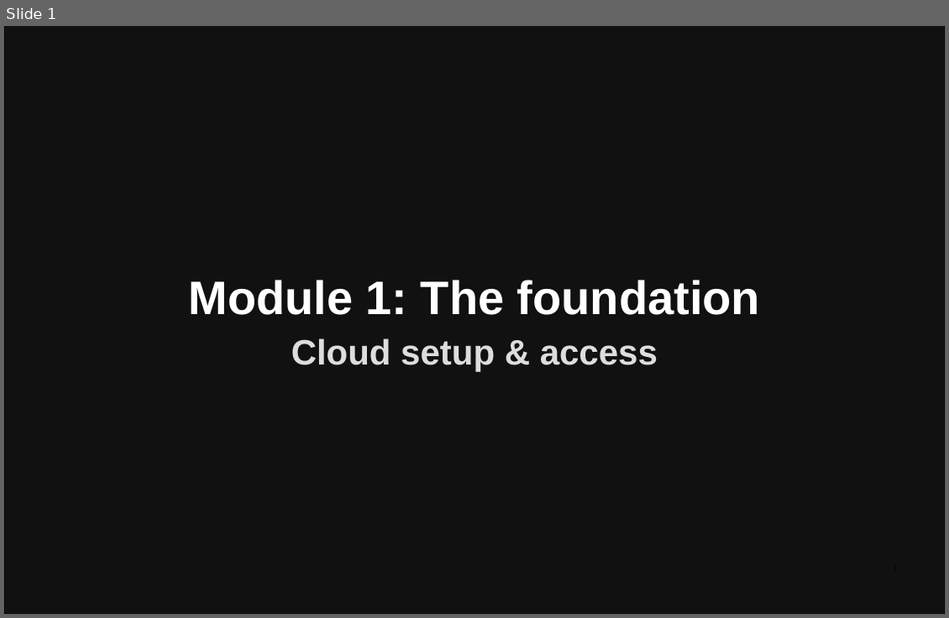
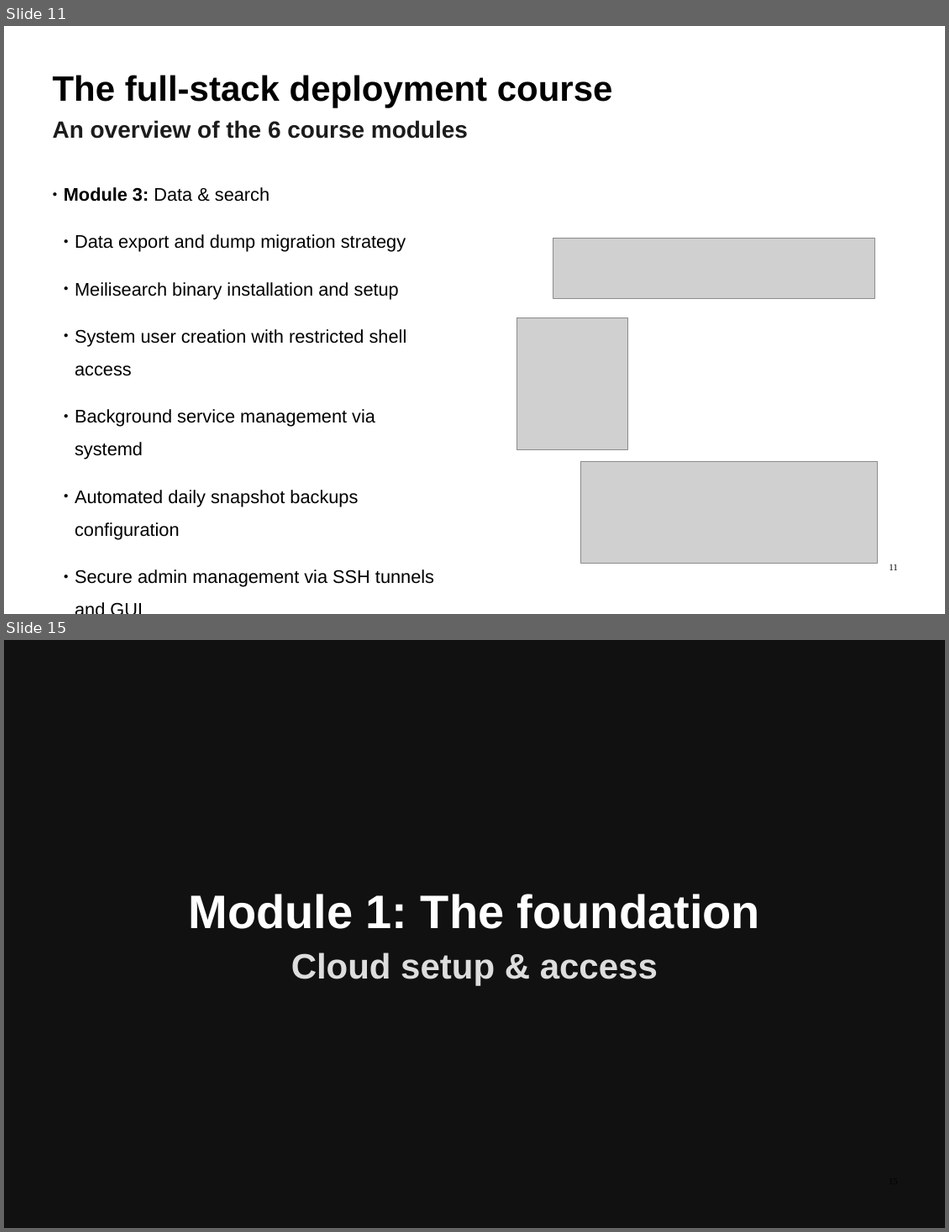
Before and after one commit to ImadSaddik/FullStackDeploymentHandbook, a slide deck: course-assets/slides/full_stack_deployment_guide.odp. Shown one above the other, each under a label of ours: slide 1 before the commit, slides 11 and 15 after it; the slides between them are not shown. The pictures are 949x618 and 949x1232 pixels, drawn with LibreOffice and Linux fonts; fonts in the diff are those of the drawing; grey boxes stand for pictures. Boxes give left, top, right and bottom in pixels: in the first picture for what was removed or moved away, otherwise in the second. Text is boxed around its words. In the diff, an @@ line names an element or a change of style, - is before the commit and + after.

```diff
--- a/course-assets/slides/full_stack_deployment_guide.odp
+++ b/course-assets/slides/full_stack_deployment_guide.odp
@@ slide 11 added at (4, 26, 945, 614), background #FFFFFF @@
@@ text added at (53, 75, 613, 107), 54 pt, text #000000, bold @@
+The full-stack deployment course
@@ text added at (53, 120, 468, 139), 36 pt, text #1C1C1C, bold @@
+An overview of the 6 course modules
@@ text added at (64, 187, 434, 587), 28 pt, text #000000 @@
+● Module 3: Data & search
+  ● Data export and dump migration strategy
+  ● Meilisearch binary installation and setup
+  ● System user creation with restricted shell access
+  ● Background service management via systemd
+  ● Automated daily snapshot backups configuration
+  ● Secure admin management via SSH tunnels and GUI
@@ picture added at (553, 238, 874, 298) @@
@@ picture added at (516, 317, 627, 449) @@
@@ picture added at (580, 461, 877, 564) @@
@@ page number added at (889, 564, 897, 570), 14 pt, text #000000 @@
+11
@@ what was slide 1 is now slide 15 @@
```
Also in this commit, not shown: 13 other slides added.
